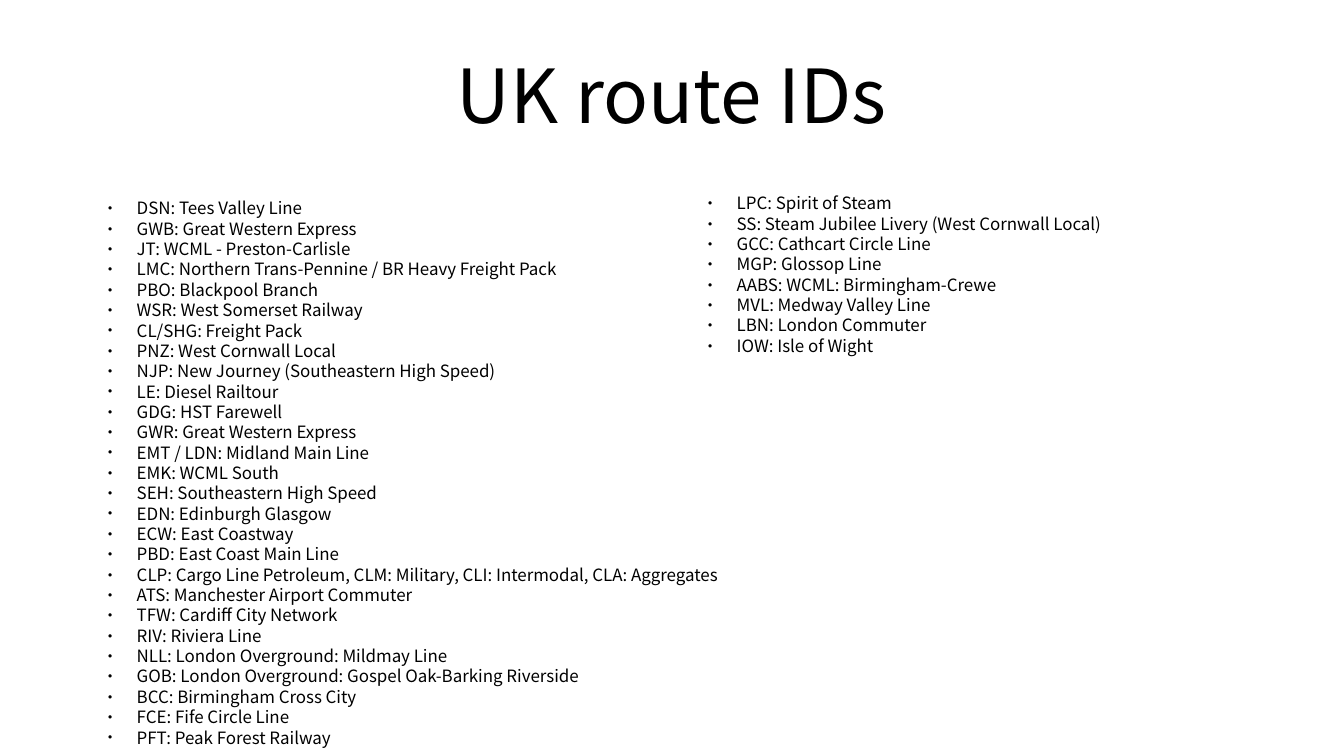
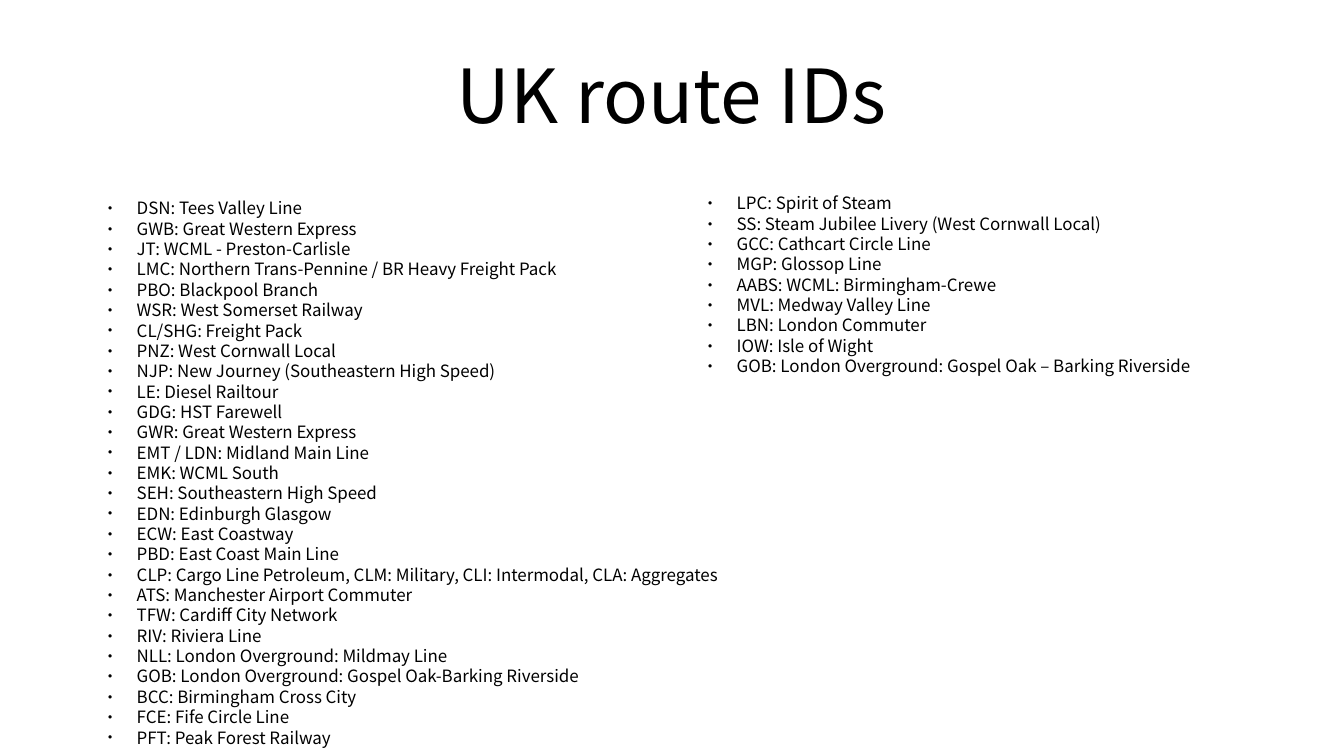
Before and after one commit to FreddyYJ/TSW-RailDriver-Remap, a slide deck: slide 7 of Index.odp. Drawn at 1344x756 pixels with LibreOffice and Linux fonts; fonts in the diff are those of the drawing. Boxes give left, top, right and bottom in pixels: in the first picture for what was removed or moved away, otherwise in the second. Text is boxed around its words. In the diff, an @@ line names an element or a change of style, - is before the commit and + after.

```diff
--- a/Index.odp
+++ b/Index.odp
@@ text at [737, 355, 1190, 377]: paragraph added @@
+● GOB: London Overground: Gospel Oak – Barking Riverside
```
Also in this commit, not shown: 18 other files.
